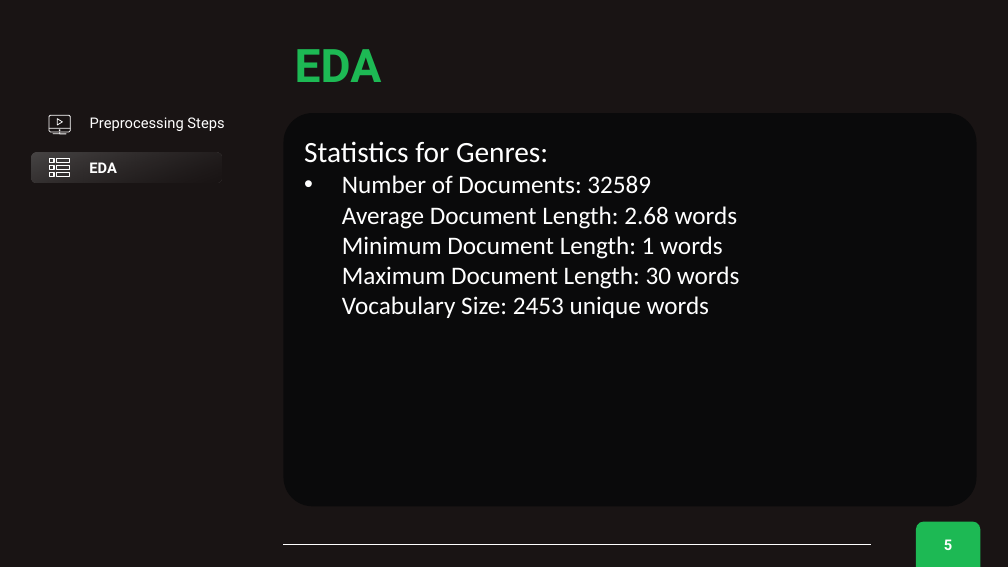
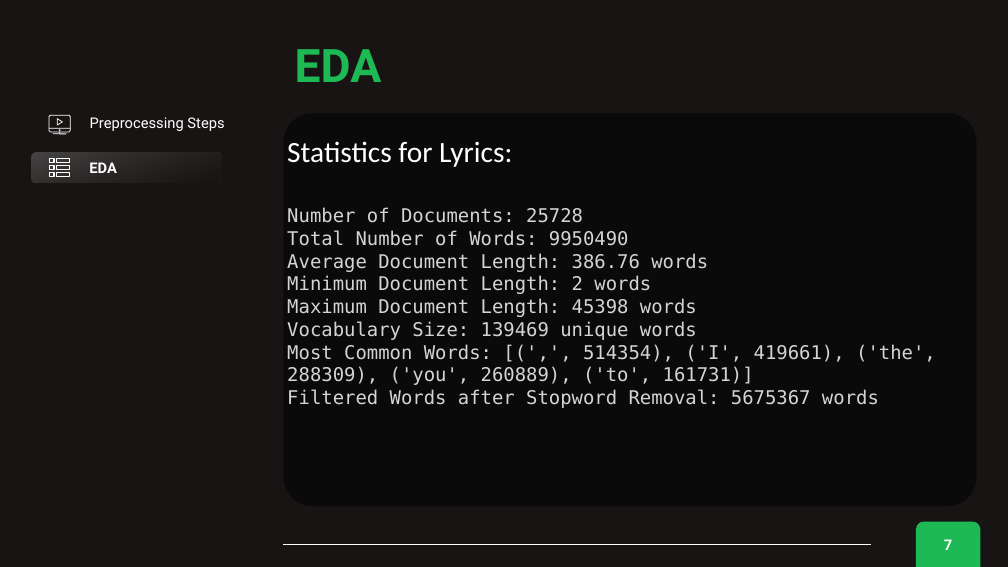
Before and after one commit to merve017/spotify_nlp, a slide deck: slide 7 of Presentations/Spotify NLP status 20231005.pptx (slide 5 before the commit). Drawn at 1008x567 pixels with LibreOffice and Linux fonts; fonts in the diff are those of the drawing. Boxes give left, top, right and bottom in pixels: in the first picture for what was removed or moved away, otherwise in the second. Text is boxed around its words. In the diff, an @@ line names an element or a change of style, - is before the commit and + after.

Commit message:
add lyrics EDA - delete one genre eda slide

```diff
--- a/Presentations/Spotify NLP status 20231005.pptx
+++ b/Presentations/Spotify NLP status 20231005.pptx
@@ text at [287, 141, 936, 408]: text changed; size 24 to 18 pt; font Calibri to DejaVu Sans Mono; text colour #FFFFFF to #D4D4D4 @@
-Statistics for Genres:
-• Number of Documents: 32589
-  Average Document Length: 2.68 words
-  Minimum Document Length: 1 words
-  Maximum Document Length: 30 words
-  Vocabulary Size: 2453 unique words
+Statistics for Lyrics:
+Number of Documents: 25728
+Total Number of Words: 9950490
+Average Document Length: 386.76 words
+Minimum Document Length: 2 words
+Maximum Document Length: 45398 words
+Vocabulary Size: 139469 unique words
+Most Common Words: [(',', 514354), ('I', 419661), ('the', 288309), ('you', 260889), ('to', 161731)]
+Filtered Words after Stopword Removal: 5675367 words
@@ page number at [944, 539, 952, 550]: text changed @@
-5
+7
```
Also in this commit, not shown: 2 other slides changed, 1 slide added.
